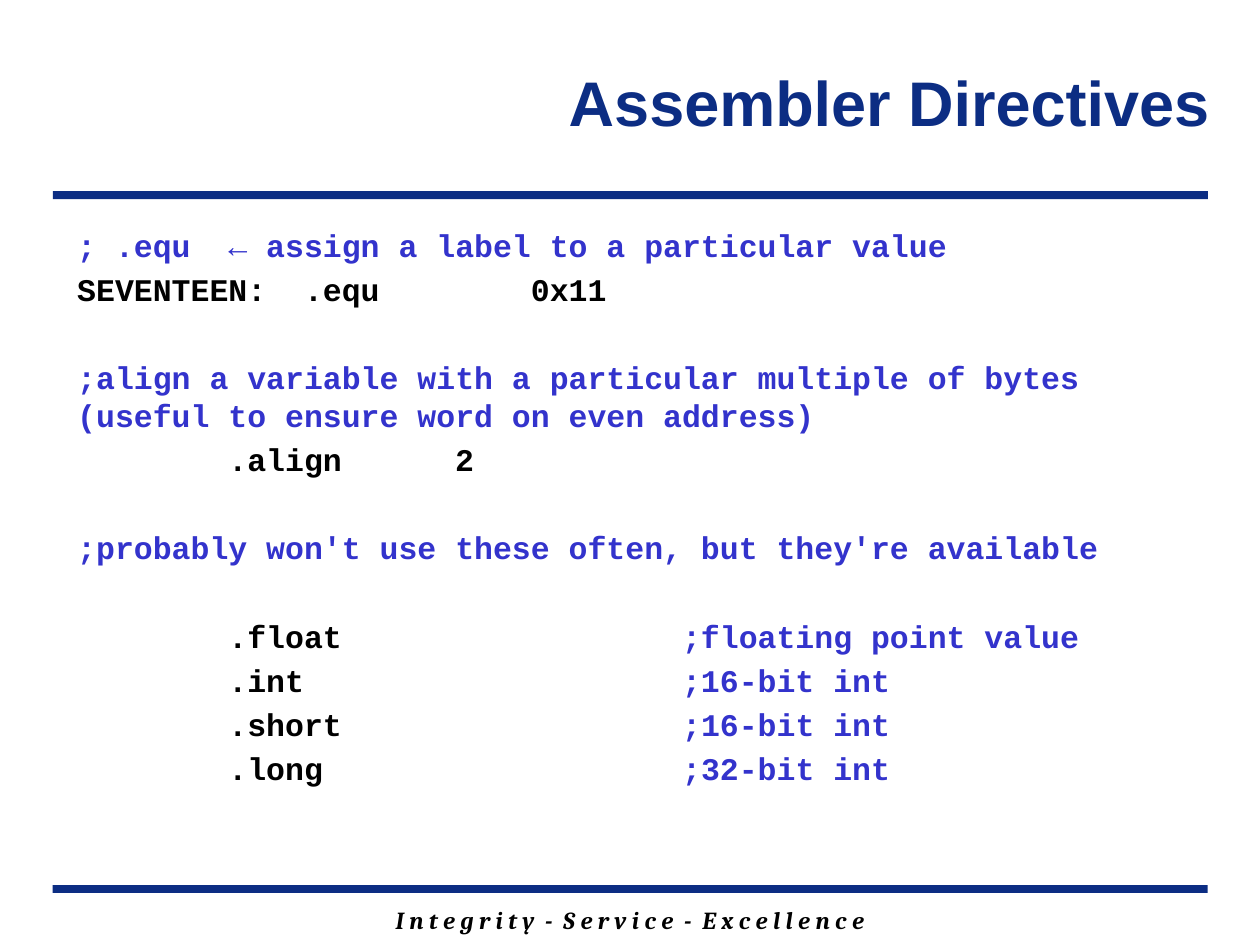
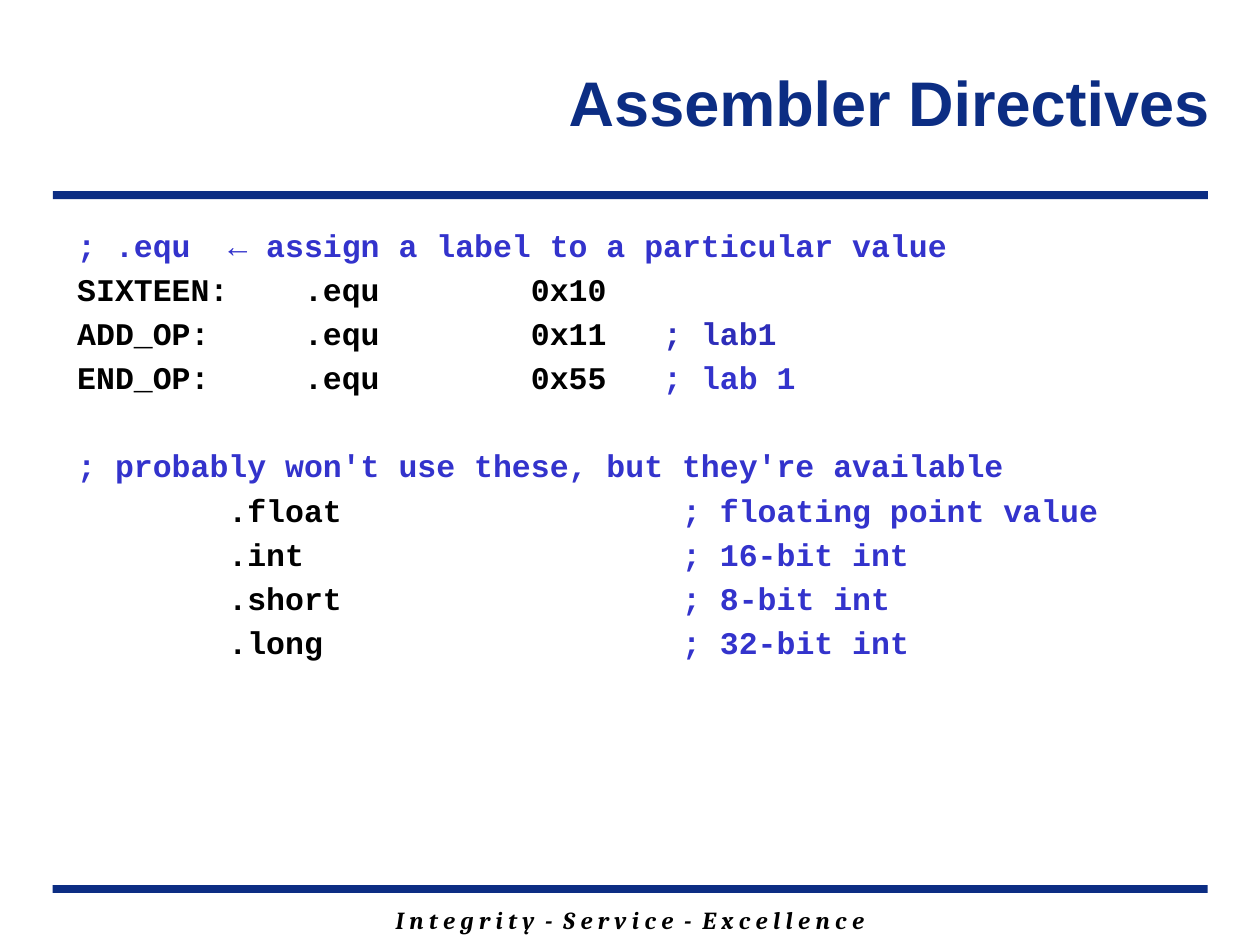
Before and after one commit to MarsUniversity/ECE382, a slide deck: slide 7 of source/lessons/lsn7/Lsn7.pptx. Drawn at 1260x945 pixels with LibreOffice and Linux fonts; fonts in the diff are those of the drawing; background and template pictures are left out. Boxes give left, top, right and bottom in pixels: in the first picture for what was removed or moved away, otherwise in the second. Text is boxed around its words. In the diff, an @@ line names an element or a change of style, - is before the commit and + after.

```diff
--- a/source/lessons/lsn7/Lsn7.pptx
+++ b/source/lessons/lsn7/Lsn7.pptx
@@ text at box(77, 280, 1097, 661): text changed @@
-SEVENTEEN: .equ 0x11
-;align a variable with a particular multiple of bytes (useful to ensure word on even address)
-.align 2
-;probably won't use these often, but they're available
-.float ;floating point value
-.int ;16-bit int
-.short ;16-bit int
-.long ;32-bit int
+SIXTEEN: .equ 0x10
+ADD_OP: .equ 0x11 ; lab1
+END_OP: .equ 0x55 ; lab 1
+; probably won't use these, but they're available
+.float ; floating point value
+.int ; 16-bit int
+.short ; 8-bit int
+.long ; 32-bit int
```
Also in this commit, not shown: 2 other slides changed, 9 other files.
